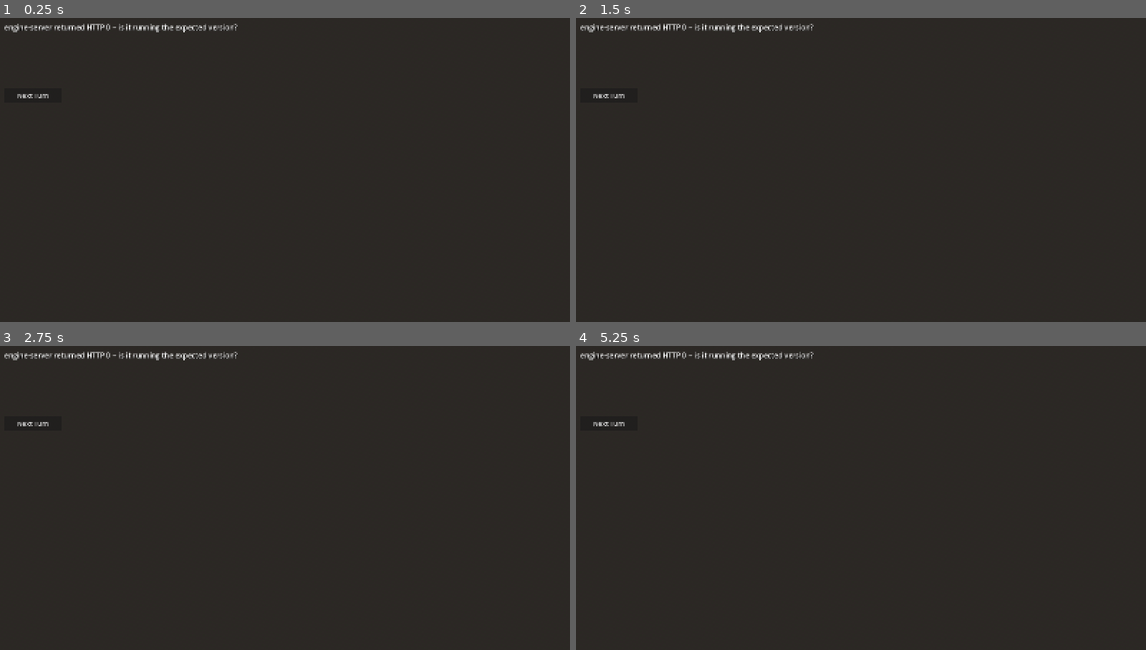
Above: before the commit, frames 1-4 (two rows, left to right).
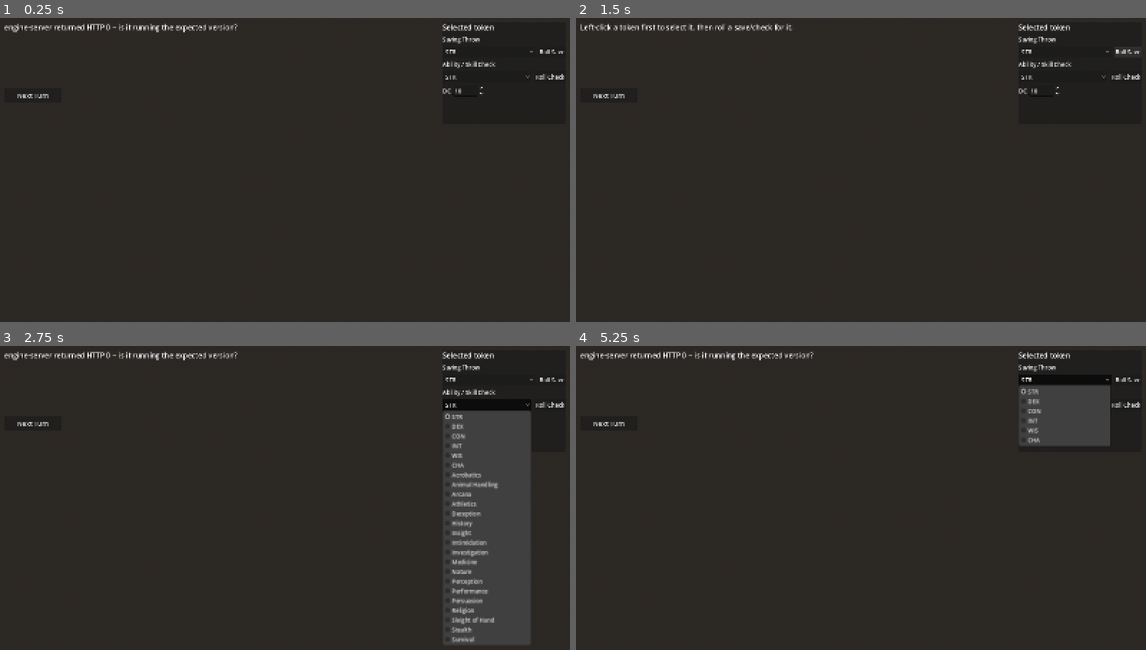
Above: after the commit, the same moments.

Repository: rmcneill2828-art/Campaign-OS-3D
Game: Godot game, scene res://scenes/Main.tscn
The game is run twice, just before and just after one commit, with the same random seed, the same clock (stepped at 60 frames per second) and the same inputs.
Inputs (mouse positions are in pixels of both pictures, inside the frame that each line leads up to):
- Up to frame 1 (0.25 s): no input
- Up to frame 2 (1.5 s): click (1066, 51) at 0.5 s, where only the run after the commit has a clickable "STR"; click (1128, 51) at 1.25 s, where only the run after the commit has a clickable "Roll Save"
- Up to frame 3 (2.75 s): click (484, 403) at 2 s, where only the run after the commit has a clickable "STR"
- Up to frame 4 (5.25 s): click (1123, 403) at 2.75 s, where only the run after the commit has a clickable "Roll Check"; click "Next Turn" at 3.5 s; click "Next Turn" at 4.25 s; click (1066, 379) at 5 s, where only the run after the commit has a clickable "STR"

The runs differ from the first frame. In frame 1, 0.5% of the frame differs, in the area x 77-99%, y 1-26%; in frame 2, 1.1%; in frame 3, 12%, in the area x 77-99%, y 1-99%; in frame 4, 3.8%.

Commit message:
Phase 3: saving throws / ability checks UI
New "Token Actions" panel (top-right HUD): a Saving Throw row (ability
dropdown + Roll Save button, sends saving_throw) and an Ability/Skill Check
row (24-item dropdown covering all 6 abilities + 18 named skills + Roll
Check button, sends ability_check), sharing one DC spin box. Both act on the
currently left-click-selected token, same selection model move/attack
already use, with a status-bar hint (not a silent no-op) if nothing is
selected.

ABILITY_KEYS/SKILL_LIST duplicated into Main.gd from engine/encounter.js's
own copies -- same no-shared-module convention already covering this exact
list across encounter.js/campaign.js/dm-bridge/watch.js.

Not yet visually verified in the Godot editor.

🤖 Generated with [Claude Code](https://claude.com/claude-code)
Co-Authored-By: Claude Sonnet 5 <noreply@anthropic.com>

Diff:
--- a/godot/scenes/Main.tscn
+++ b/godot/scenes/Main.tscn
@@ -73,3 +73,61 @@
 offset_bottom = 240.0
 theme_override_font_sizes/font_size = 18
 text = "Next Turn"
+
+[node name="TokenActionsPanel" type="PanelContainer" parent="HUD"]
+anchor_left = 1.0
+anchor_top = 0.0
+anchor_right = 1.0
+anchor_bottom = 0.0
+offset_left = -360.0
+offset_top = 16.0
+offset_right = -16.0
+offset_bottom = 300.0
+
+[node name="TokenActionsList" type="VBoxContainer" parent="HUD/TokenActionsPanel"]
+theme_override_constants/separation = 8
+
+[node name="SectionLabel" type="Label" parent="HUD/TokenActionsPanel/TokenActionsList"]
+theme_override_font_sizes/font_size = 20
+text = "Selected token"
+
+[node name="SaveLabel" type="Label" parent="HUD/TokenActionsPanel/TokenActionsList"]
+theme_override_font_sizes/font_size = 16
+text = "Saving Throw"
+
+[node name="SaveRow" type="HBoxContainer" parent="HUD/TokenActionsPanel/TokenActionsList"]
+theme_override_constants/separation = 8
+
+[node name="SaveAbilityOption" type="OptionButton" parent="HUD/TokenActionsPanel/TokenActionsList/SaveRow"]
+custom_minimum_size = Vector2(140, 0)
+size_flags_horizontal = 3
+
+[node name="RollSaveButton" type="Button" parent="HUD/TokenActionsPanel/TokenActionsList/SaveRow"]
+text = "Roll Save"
+
+[node name="CheckLabel" type="Label" parent="HUD/TokenActionsPanel/TokenActionsList"]
+theme_override_font_sizes/font_size = 16
+text = "Ability / Skill Check"
+
+[node name="CheckRow" type="HBoxContainer" parent="HUD/TokenActionsPanel/TokenActionsList"]
+theme_override_constants/separation = 8
+
+[node name="CheckSkillOption" type="OptionButton" parent="HUD/TokenActionsPanel/TokenActionsList/CheckRow"]
+custom_minimum_size = Vector2(140, 0)
+size_flags_horizontal = 3
+
+[node name="RollCheckButton" type="Button" parent="HUD/TokenActionsPanel/TokenActionsList/CheckRow"]
+text = "Roll Check"
+
+[node name="DCRow" type="HBoxContainer" parent="HUD/TokenActionsPanel/TokenActionsList"]
+theme_override_constants/separation = 8
+
+[node name="DCLabel" type="Label" parent="HUD/TokenActionsPanel/TokenActionsList/DCRow"]
+theme_override_font_sizes/font_size = 16
+text = "DC"
+
+[node name="DCInput" type="SpinBox" parent="HUD/TokenActionsPanel/TokenActionsList/DCRow"]
+custom_minimum_size = Vector2(80, 0)
+min_value = 1.0
+max_value = 30.0
+value = 10.0
--- a/godot/scripts/Main.gd
+++ b/godot/scripts/Main.gd
@@ -19,6 +19,19 @@
 ## (CameraRig.gd handles that independently) would also fire an attack.
 const RIGHT_CLICK_DRAG_THRESHOLD_PX := 6.0
 
+## Duplicated from engine-server/engine/encounter.js's own ABILITY_KEYS/
+## SKILL_LIST rather than fetched at runtime -- same "no shared-module
+## mechanism between these plain scripts" convention that project already
+## uses to duplicate this exact list across encounter.js/campaign.js/
+## dm-bridge/watch.js. Keep in sync by hand if the engine's list ever changes.
+const ABILITY_KEYS: Array[String] = ["STR", "DEX", "CON", "INT", "WIS", "CHA"]
+const SKILL_LIST: Array[String] = [
+	"Acrobatics", "Animal Handling", "Arcana", "Athletics", "Deception",
+	"History", "Insight", "Intimidation", "Investigation", "Medicine",
+	"Nature", "Perception", "Performance", "Persuasion", "Religion",
+	"Sleight of Hand", "Stealth", "Survival"
+]
+
 @export var server_base_url := "http://127.0.0.1:8787"
 @export var poll_interval_seconds := 1.0
 
@@ -30,6 +43,11 @@
 @onready var _poll_timer: Timer = $PollTimer
 @onready var _status_label: Label = $HUD/StatusLabel
 @onready var _next_turn_button: Button = $HUD/NextTurnButton
+@onready var _save_ability_option: OptionButton = $HUD/TokenActionsPanel/TokenActionsList/SaveRow/SaveAbilityOption
+@onready var _roll_save_button: Button = $HUD/TokenActionsPanel/TokenActionsList/SaveRow/RollSaveButton
+@onready var _check_skill_option: OptionButton = $HUD/TokenActionsPanel/TokenActionsList/CheckRow/CheckSkillOption
+@onready var _roll_check_button: Button = $HUD/TokenActionsPanel/TokenActionsList/CheckRow/RollCheckButton
+@onready var _dc_input: SpinBox = $HUD/TokenActionsPanel/TokenActionsList/DCRow/DCInput
 
 var _tokens := {} # token id (String) -> Token node
 var _selected_token_id := ""
@@ -45,6 +63,16 @@
 	_state_request.request_completed.connect(_on_state_response)
 	_action_request.request_completed.connect(_on_action_response)
 	_next_turn_button.pressed.connect(_on_next_turn_pressed)
+
+	for ability in ABILITY_KEYS:
+		_save_ability_option.add_item(ability)
+	for ability in ABILITY_KEYS:
+		_check_skill_option.add_item(ability)
+	for skill in SKILL_LIST:
+		_check_skill_option.add_item(skill)
+	_roll_save_button.pressed.connect(_on_roll_save_pressed)
+	_roll_check_button.pressed.connect(_on_roll_check_pressed)
+
 	_poll_state()
 
 func _poll_state() -> void:
@@ -137,6 +165,46 @@
 func _on_next_turn_pressed() -> void:
 	_send_action({"type": "next_turn"})
 
+## rollSavingThrow (see engine-server/engine/encounter.js) uses the target's
+## real ability modifier or a stated save-bonus override, rolls once, and
+## only reports pass/fail -- no follow-up effect (e.g. half damage on a
+## success) happens automatically; that's still a separate later action once
+## the result is visible in the log, same as the 2D app's own documented
+## behavior for this.
+func _on_roll_save_pressed() -> void:
+	if not _require_selected_token():
+		return
+	var ability: String = _save_ability_option.get_item_text(_save_ability_option.selected)
+	_send_action({
+		"type": "saving_throw",
+		"target": _tokens[_selected_token_id].token_name,
+		"ability": ability,
+		"dc": int(_dc_input.value)
+	})
+
+## ability_check's `skill` accepts either a bare ability key or a named skill
+## interchangeably (rollAbilityCheck resolves either) -- the same one
+## dropdown lists both rather than needing two separate controls.
+func _on_roll_check_pressed() -> void:
+	if not _require_selected_token():
+		return
+	var skill: String = _check_skill_option.get_item_text(_check_skill_option.selected)
+	_send_action({
+		"type": "ability_check",
+		"target": _tokens[_selected_token_id].token_name,
+		"skill": skill,
+		"dc": int(_dc_input.value)
+	})
+
+## Shared guard for every "acts on the selected token" HUD control -- same
+## "show a status hint, don't just silently no-op" convention
+## _handle_right_click already uses for the no-attacker-selected case.
+func _require_selected_token() -> bool:
+	if _selected_token_id == "" or not _tokens.has(_selected_token_id):
+		_status_label.text = "Left-click a token first to select it, then roll a save/check for it."
+		return false
+	return true
+
 func _unhandled_input(event: InputEvent) -> void:
 	if event is InputEventMouseButton:
 		if event.button_index == MOUSE_BUTTON_LEFT and event.pressed:
Not shown, changed: ROADMAP.md
